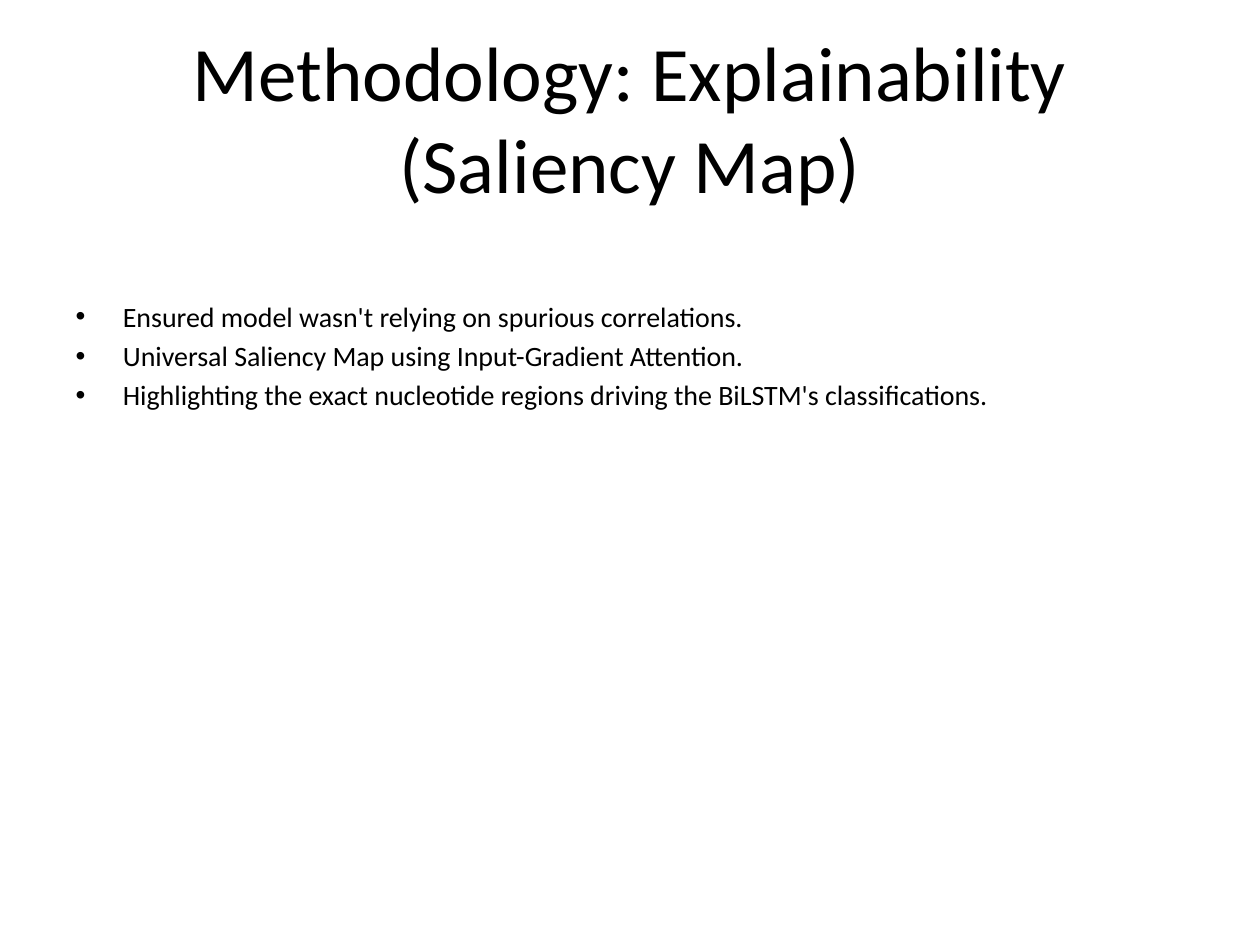
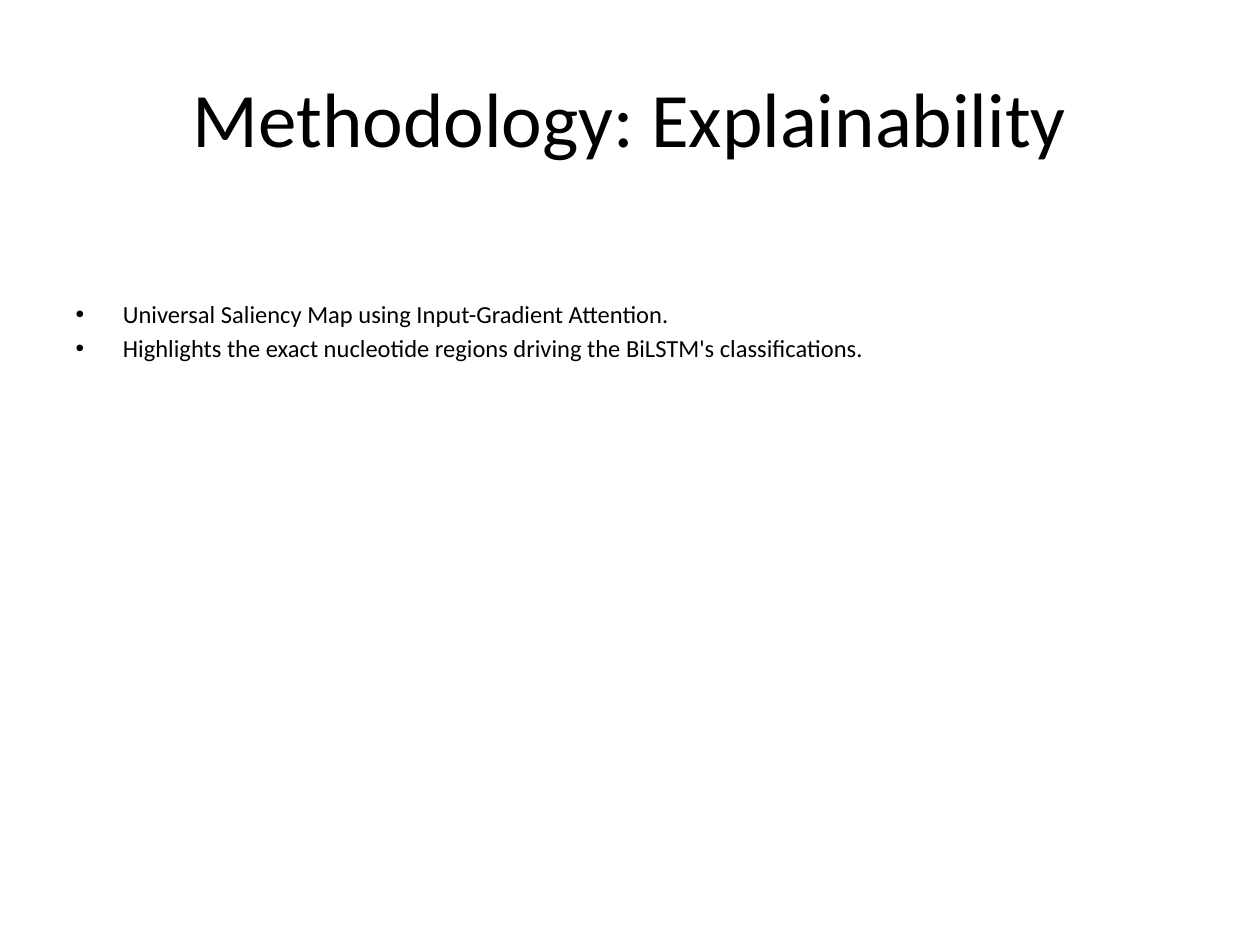
Before and after one commit to JNagawa/HIV_subtype_classifier_DeepLearning, a slide deck: slide 8 of reports/presentation.pptx (slide 11 before the commit). Drawn at 1260x945 pixels with LibreOffice and Linux fonts; fonts in the diff are those of the drawing. Boxes give left, top, right and bottom in pixels: in the first picture for what was removed or moved away, otherwise in the second. Text is boxed around its words. In the diff, an @@ line names an element or a change of style, - is before the commit and + after.

Commit message:
Update reports and slides with exact notebook metrics and Limitations section

```diff
--- a/reports/presentation.pptx
+++ b/reports/presentation.pptx
@@ title at (x1=193, y1=93, x2=1066, y2=161): text changed @@
-Methodology: Explainability (Saliency Map)
+Methodology: Explainability
@@ text at (x1=123, y1=307, x2=743, y2=332): paragraph removed @@
-• Ensured model wasn't relying on spurious correlations.
@@ text at (x1=123, y1=306, x2=668, y2=328): size 16 to 14 pt in "Universal Saliency Map using Input-Gradient Attention." @@
@@ text at (x1=123, y1=340, x2=863, y2=362): text changed; size 16 to 14 pt @@
-• Highlighting the exact nucleotide regions driving the BiLSTM's classifications.
+• Highlights the exact nucleotide regions driving the BiLSTM's classifications.
```
Also in this commit, not shown: 11 other slides changed, 1 slide added, 1 slide removed, 3 other files.
